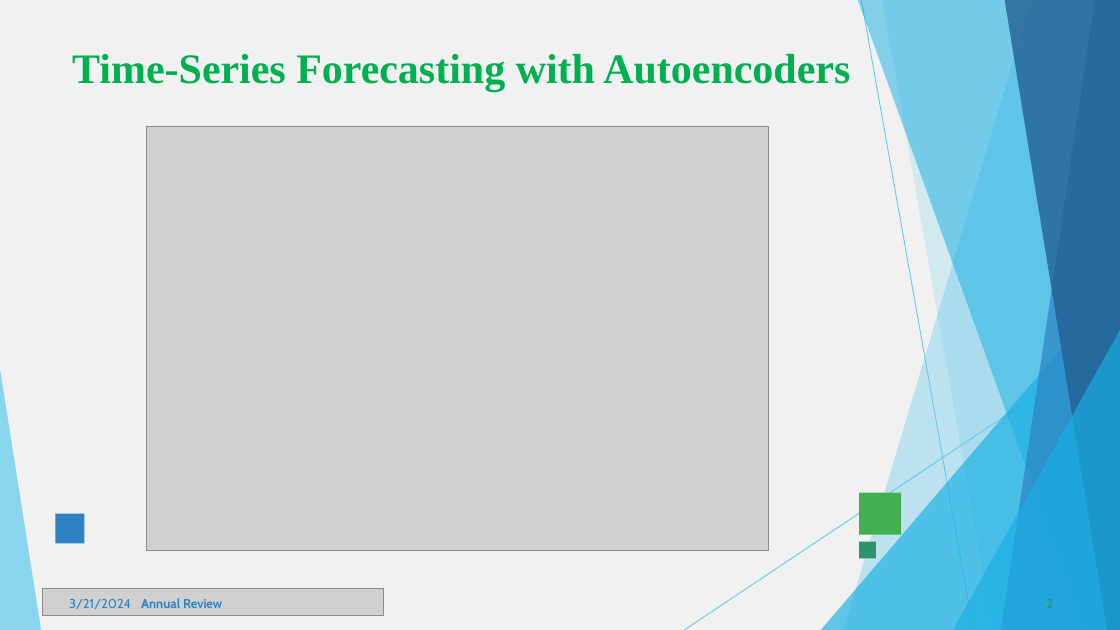
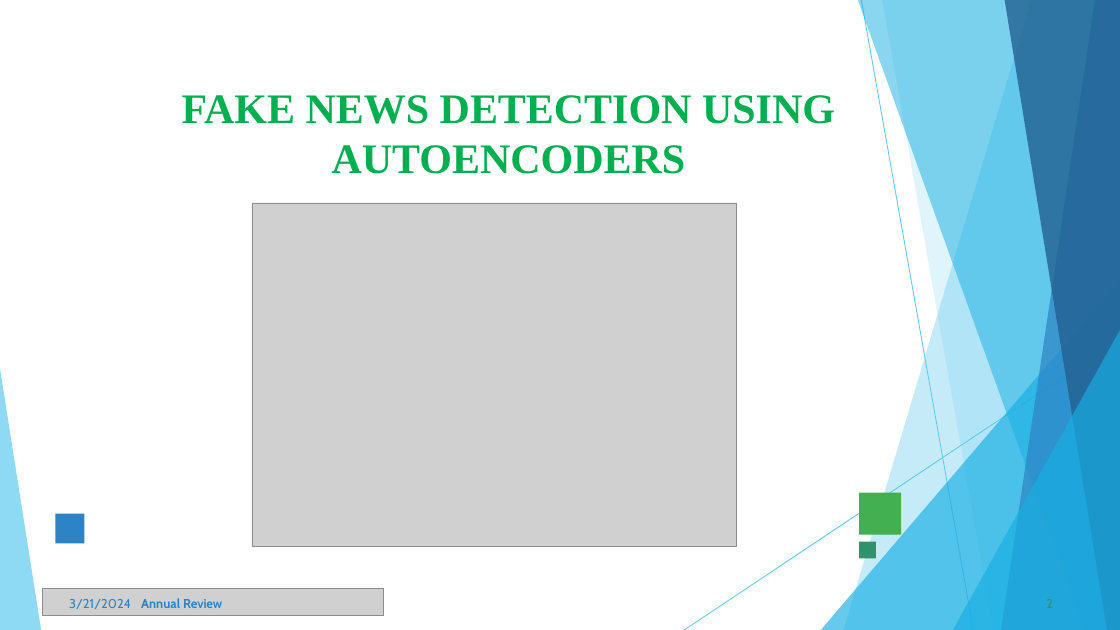
Before and after one commit to Praveena1108/tnsdc-genAI, a slide deck: slide 2 of TNSDC-GENAI PPT.pptx. Drawn at 1120x630 pixels with LibreOffice and Linux fonts; fonts in the diff are those of the drawing; grey boxes stand for pictures. Boxes give left, top, right and bottom in pixels: in the first picture for what was removed or moved away, otherwise in the second. Text is boxed around its words. In the diff, an @@ line names an element or a change of style, - is before the commit and + after.

```diff
--- a/TNSDC-GENAI PPT.pptx
+++ b/TNSDC-GENAI PPT.pptx
@@ freeform shape removed at (x1=0, y1=0, x2=1120, y2=630) @@
@@ title at (x1=182, y1=95, x2=835, y2=174): text changed @@
-Time-Series Forecasting with Autoencoders
+FAKE NEWS DETECTION USING AUTOENCODERS
@@ picture resized from (x1=147, y1=126, x2=769, y2=551) to (x1=252, y1=203, x2=737, y2=546) @@
```
Also in this commit, not shown: 8 other slides changed, 2 slides added, 2 slides removed.
